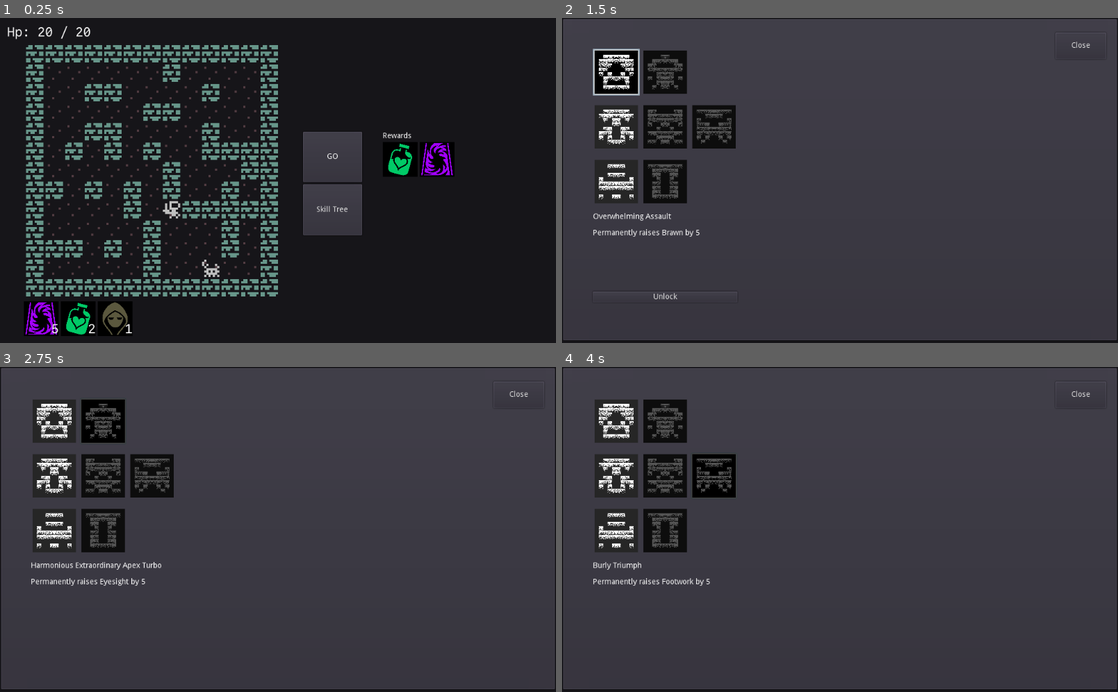
Above: before the commit, frames 1-4 (two rows, left to right).
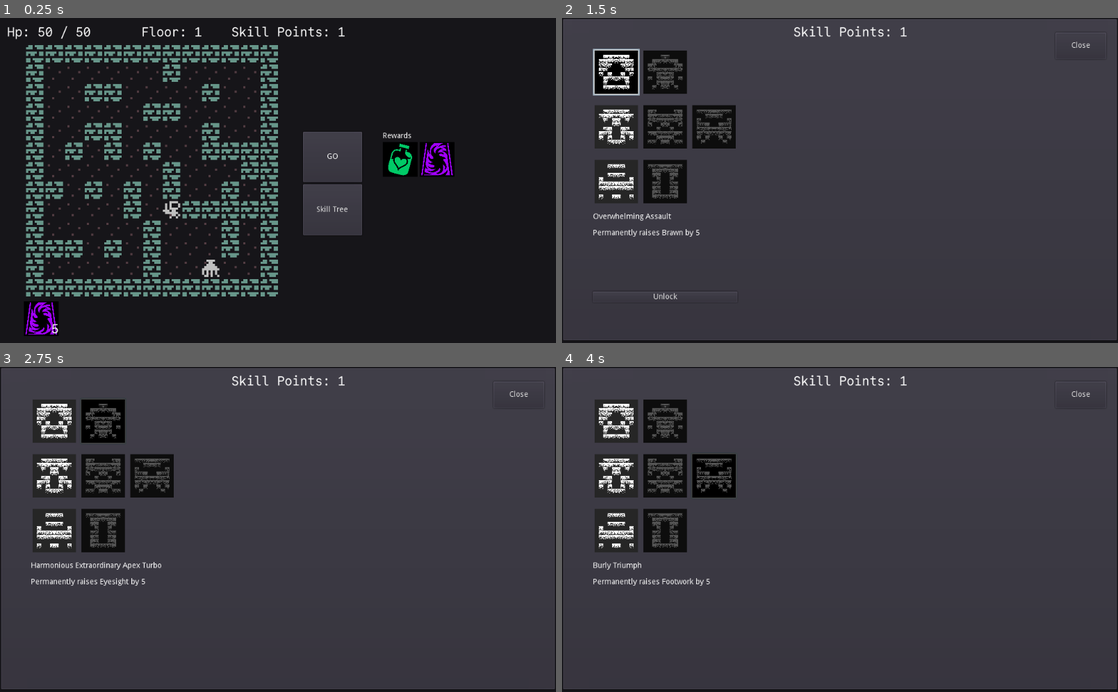
Above: after the commit, the same moments.

Repository: redxaxder/7DRL2024
Game: Godot game, scene res://main.tscn
Two runs of this game, one before a commit and one after it. Both use one fixed random seed, a clock stepped at 60 frames per second and the inputs below.
Inputs (mouse positions are in pixels of both pictures, inside the frame that each line leads up to):
- Up to frame 1 (0.25 s): no input
- Up to frame 2 (1.5 s): click "Skill Tree" at 0.5 s; click (617, 73) at 1.27 s
- Up to frame 3 (2.75 s): click (105, 422) at 2.02 s
- Up to frame 4 (4 s): click (667, 477) at 2.77 s; click (712, 477) at 3.52 s

The runs differ from the first frame. In frame 1, 1.7% of the frame differs, in the area x 6-62%, y 2-98%; in frame 2, 0.2%; in frame 3, 0.2%; in frame 4, 0.2%.

Commit message:
Floor number, consumable chance tweaking, skill unlocking based on progress

Diff:
--- /dev/null
+++ b/SkillTreePanel.gd
@@ -0,0 +1,19 @@
+extends PanelContainer
+
+
+# Declare member variables here. Examples:
+# var a = 2
+# var b = "text"
+
+
+# Called when the node enters the scene tree for the first time.
+func _ready():
+	get_node("%ViewSkillTree").connect("skill_unlocked",self,"update_skill_points")
+	print("connected skill unlocked")
+
+func update_skill_points():
+	print("update skill points in panel")
+
+# Called every frame. 'delta' is the elapsed time since the previous frame.
+#func _process(delta):
+#	pass
--- a/ViewSkillTree.gd
+++ b/ViewSkillTree.gd
@@ -1,8 +1,11 @@
 extends Control
+
+signal skill_unlocked
 
 export var skill_tree: Resource
 
 var num_skills_to_unlock: int = 0
+var progress: int = 0
 var player_stats: StatBlock
 var selected_skill : Skill
 var unlocked_skills: Dictionary
@@ -152,8 +155,7 @@
 
 
 func update_unlock_button(skill: Skill):
-	$VBoxContainer/UnlockButton.visible = !unlocked_skills.has(skill.name) && is_available(skill)
-	#&& num_skills_to_unlock > 0
+	$VBoxContainer/UnlockButton.visible = !unlocked_skills.has(skill.name) && is_available(skill) && num_skills_to_unlock > 0
 
 
 func get_skill(i: int, j: int) -> Skill:
@@ -170,6 +172,8 @@
 		skill_tree.unlock(selected_skill)
 		recalculate_player_bonuses()
 		_draw()
+		update_num_skills_to_unlock(progress)
+		emit_signal("skill_unlocked")
 
 func recalculate_player_bonuses():
 	player_stats.clear_bonuses()
@@ -177,7 +181,11 @@
 		if skill.kind == Skill.Kind.Bonus:
 			player_stats.apply_bonus(skill.bonus)
 
-func update_num_skills_to_unlock(progress: int):
+func update_num_skills_to_unlock(p_progress: int):
+	progress = p_progress
+	print("total progress "+str(progress))
+	print("total_skills_to_unlock " + str(total_skills_to_unlock(progress)))
+	print("unlocked_skills.keys().size() " + str(unlocked_skills.keys().size()))
 	num_skills_to_unlock = total_skills_to_unlock(progress) - unlocked_skills.keys().size()
 	#update_unlock_button()
 
--- a/data/actor_types.gd
+++ b/data/actor_types.gd
@@ -41,6 +41,7 @@
 const STATS = {
 	Type.Player: {
 		"base": [10, 10, 10, 10, 10, 10],
+		Stat.Kind.Health: 30,
 		 },
 	Type.Wolf: {
 		"base": [15, 12, 8, 5, 12, 10],
--- a/data/consumables/Consumables.gd
+++ b/data/consumables/Consumables.gd
@@ -22,14 +22,14 @@
 		"description": "Heal {0} health.".format([health_potion_amount]),
 		"sprite": preload("res://graphics/consumables/heart-bottle.svg"),
 		"color": Color("#00ca67"),
-		"start_count": 2
+		"start_count": 0
 	},
 	"invisibility": {
 		"name": "Invisibility Potion",
 		"description": "Sneak past enemies to grab rewards.",
 		"sprite": preload("res://graphics/consumables/cowled.svg"),
 		"color": Color("#5b583e"),
-		"start_count": 1
+		"start_count": 0
 	}
 }
 
@@ -70,7 +70,9 @@
 		unhover_button(config, better_button)
 
 func win_rewards():
+	print("win rewards reward count: "+str(rewards.size()))
 	won_rewards = DataUtil.dup_array(rewards)
+	pass
 
 func transfer_reward():
 	var r = won_rewards.pop_back()
@@ -87,23 +89,30 @@
 	# create random
 	var r = randf()
 	var num_rewards
-	if(r < 0.05): 			#  5% => 4
-		num_rewards = 4
-	elif(r < .15): 			# 10% => 3
+	if(r < .02): 			#  2% => 3
 		num_rewards = 3
-	elif(r < .4): 			# 25% => 2
+	elif(r < .4): 			# 38% => 2
 		num_rewards = 2
-	elif(r < .9): 			# 50% => 1
+	else:			 		# 60% => 1
 		num_rewards = 1
-	else:			 		# 10% => 0
-		num_rewards = 0
 
 	rewards = []
 
 	var reward_counts = {}
 
 	for i in num_rewards:
-		var type = DataUtil.pick(CONSUMABLE_TYPES.keys())
+		var type = DataUtil.pick([
+			"teleport",
+			"teleport",
+			"teleport",
+			"teleport",
+			"teleport",
+			"teleport",
+			"health",
+			"health",
+			"health",
+			"invisibility"
+		])
 		if(!rewards.has(type)):
 			reward_counts[type] = 1
 		else:
@@ -152,7 +161,7 @@
 
 		unhover_button(config, better_button)
 
-
+	print("reward count: "+str(rewards.size()))
 
 func init_starting_consumables():
 	for c in CONSUMABLE_TYPES:
--- a/main.gd
+++ b/main.gd
@@ -55,6 +55,8 @@
 # warning-ignore:return_value_discarded
 	get_node("%ConsumablesContainer").connect("consume_invisibility", self, "sneak")
 	get_node("%history_view").show_extra_history = show_extra_history
+	get_node("%ViewSkillTree").connect("skill_unlocked",self,"update_skill_points")
+
 	new_game()
 
 	var timer : Timer = get_node("%ConsumablesCounter")
@@ -62,7 +64,10 @@
 # warning-ignore:return_value_discarded
 	timer.connect("timeout", self, "transfer_reward")
 
-
+func update_skill_points():
+	print("update_skill_points")
+	get_node("%ViewSkillTree").update_num_skills_to_unlock(progress)
+	get_node("%SkillPoints").text = "Skill Points: "+str(get_node("%ViewSkillTree").num_skills_to_unlock)
 
 func transfer_reward():
 	if gonogo && !gameover:
@@ -83,13 +88,13 @@
 	skill_tree.hand_rolled_skill_tree()
 	get_node("%ViewSkillTree").set_skills(skill_tree)
 	player_stats = Actor.get_stat_block(Actor.Type.Player)
-	player_hp = 20
+	player_hp = player_stats.max_hp()
 	progress = 0
 
 	get_node("%ViewSkillTree").player_stats = player_stats
 	randomize()
+	get_node("%ConsumablesContainer").init_starting_consumables()
 	make_encounter()
-	get_node("%ConsumablesContainer").init_starting_consumables()
 
 
 func history_scroll(s: EncounterState, what: EncounterEvent):
@@ -105,6 +110,8 @@
 	get_node("%GO").visible = gonogo and !gameover
 	get_node("%RESTART").visible = gameover
 	get_node("%ConsumablesContainer").visible = gonogo and !gameover and !$SkillTreePanel.visible
+	get_node("%FloorNumber").visible = gonogo and !$SkillTreePanel.visible
+	get_node("%SkillPoints").visible = gonogo
 
 func apply_player_mods(s: EncounterState) -> EncounterState:
 	var st = DataUtil.deep_dup(s)
@@ -161,6 +168,8 @@
 func make_encounter(use_seed: int = 0):
 	progress += 1
 	has_seen_end = false
+	update_skill_points()
+	get_node("%FloorNumber").text = "Floor: " + str(progress)
 	var encounter_seed = use_seed
 	if encounter_seed == 0:
 		encounter_seed = randi()
--- a/main.tscn
+++ b/main.tscn
@@ -7,6 +7,11 @@
 [ext_resource path="res://data/consumables/Consumables.gd" type="Script" id=5]
 [ext_resource path="res://fonts/CommitMono-400-Regular.otf" type="DynamicFontData" id=6]
 [ext_resource path="res://playback/actor_info.tscn" type="PackedScene" id=7]
+[ext_resource path="res://SkillTreePanel.gd" type="Script" id=8]
+
+[sub_resource type="DynamicFont" id=3]
+size = 24
+font_data = ExtResource( 6 )
 
 [sub_resource type="DynamicFont" id=1]
 size = 24
@@ -97,6 +102,7 @@
 anchor_bottom = 1.0
 margin_right = 1024.0
 margin_bottom = 597.0
+script = ExtResource( 8 )
 
 [node name="ViewSkillTree" parent="SkillTreePanel" instance=ExtResource( 4 )]
 unique_name_in_owner = true
@@ -112,6 +118,24 @@
 margin_right = 995.0
 margin_bottom = 69.0
 text = "Close"
+
+[node name="FloorNumber" type="Label" parent="."]
+unique_name_in_owner = true
+margin_left = 260.0
+margin_top = 12.0
+margin_right = 386.0
+margin_bottom = 39.0
+custom_fonts/font = SubResource( 3 )
+text = "FLOOR: "
+
+[node name="SkillPoints" type="Label" parent="."]
+unique_name_in_owner = true
+margin_left = 426.0
+margin_top = 12.0
+margin_right = 552.0
+margin_bottom = 39.0
+custom_fonts/font = SubResource( 3 )
+text = "SKILL POINTS"
 
 [node name="actor_info" parent="." instance=ExtResource( 7 )]
 anchor_left = 0.5
Not shown: 1 places in main.tscn that only renumber resources
